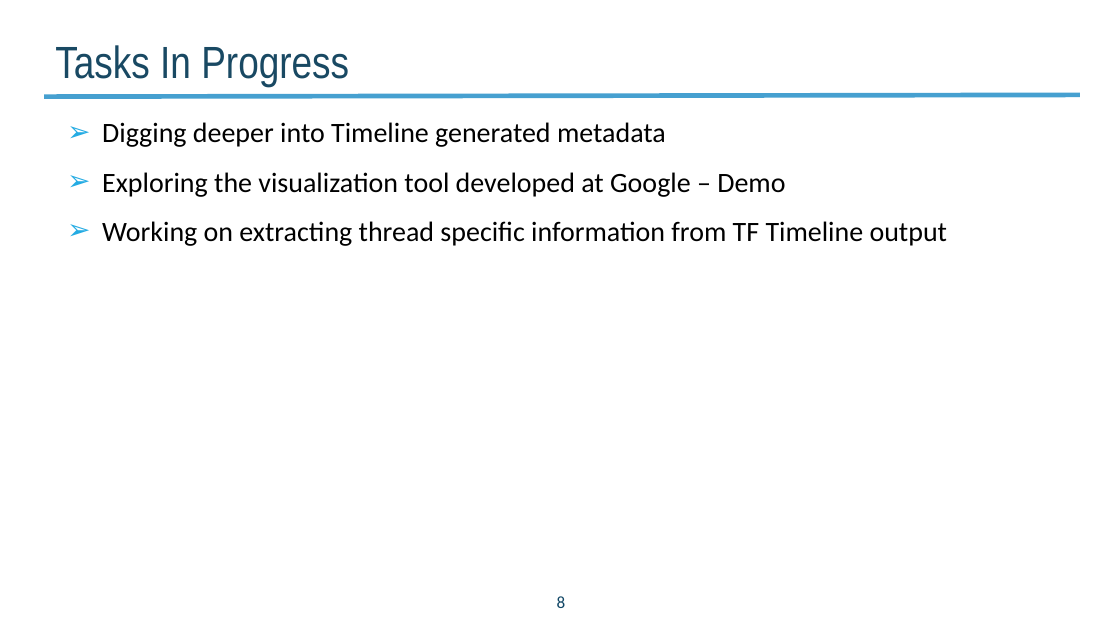
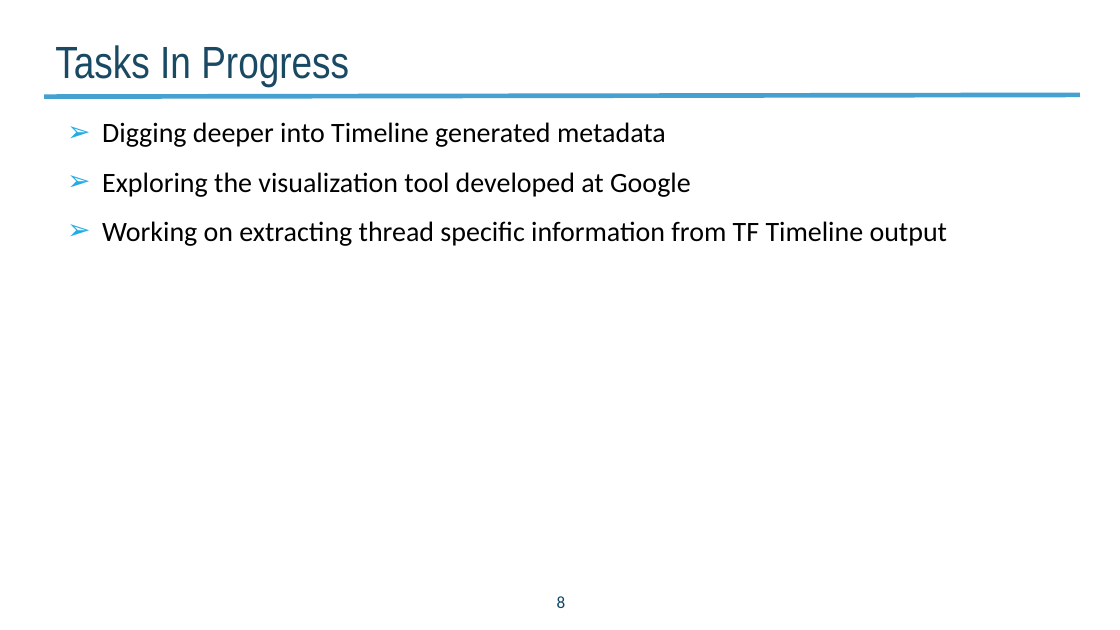
Before and after one commit to NERSC/DL-Parallel-IO, a slide deck: slide 8 of documents/slides/Project_Progress_20180810.pptx. Drawn at 1120x630 pixels with LibreOffice and Linux fonts; fonts in the diff are those of the drawing; background and template pictures are left out. Boxes give left, top, right and bottom in pixels: in the first picture for what was removed or moved away, otherwise in the second. Text is boxed around its words. In the diff, an @@ line names an element or a change of style, - is before the commit and + after.

```diff
--- a/documents/slides/Project_Progress_20180810.pptx
+++ b/documents/slides/Project_Progress_20180810.pptx
@@ text at bbox=[102, 172, 691, 197]: text changed @@
-➢ Exploring the visualization tool developed at Google – Demo
+➢ Exploring the visualization tool developed at Google
```
Also in this commit, not shown: 3 other slides changed, 2 other files.
